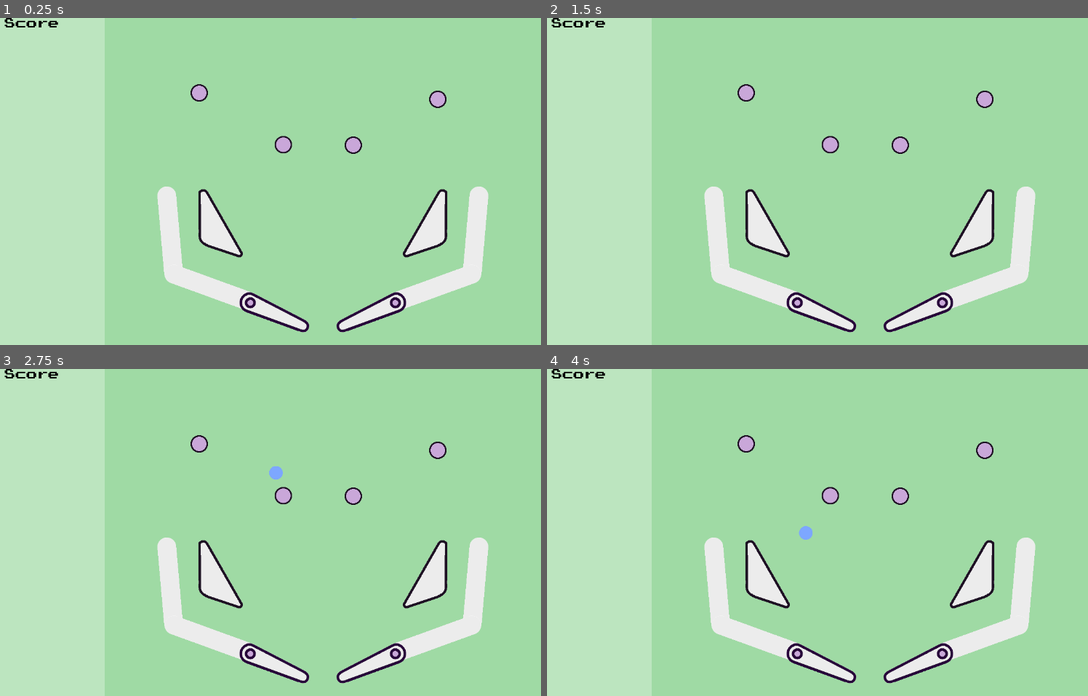
Above: before the commit, frames 1-4 (two rows, left to right).
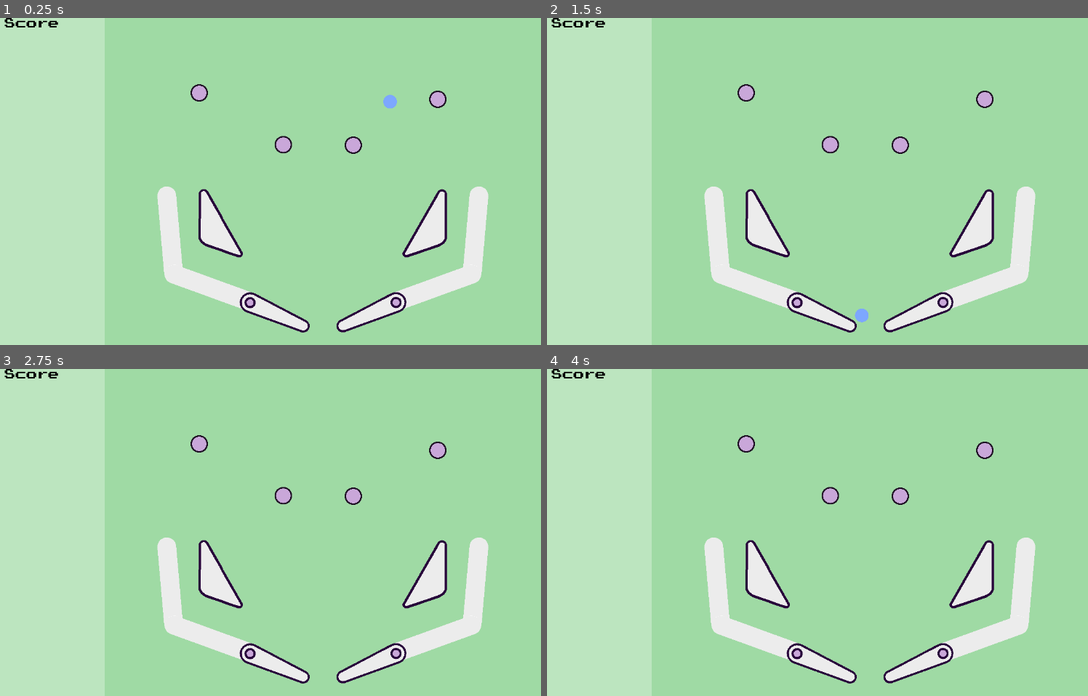
Above: after the commit, the same moments.

Repository: brianyyang/pinballer
Game: Godot game, scene res://scenes/pinball_section.tscn
The game is run twice, just before and just after one commit, with the same random seed, the same clock (stepped at 60 frames per second) and the same inputs.
Inputs:
- Up to frame 1 (0.25 s): no input
- Up to frame 2 (1.5 s): no input
- Up to frame 3 (2.75 s): no input
- Up to frame 4 (4 s): no input

The runs differ from the first frame. In frame 1, 0.6% of the frame differs, in the area x 35-83%, y 0-97%; in frame 2, 0.6%; in frame 3, 0.6%; in frame 4, 0.6%.

Commit message:
Make flipper and slingshot in aesprite

Diff:
--- a/project.godot
+++ b/project.godot
@@ -19,9 +19,8 @@
 
 window/size/viewport_width=1280
 window/size/viewport_height=720
-window/size/window_width_override=1920
-window/size/window_height_override=1080
 window/stretch/mode="viewport"
+window/canvas_textures/default_texture_filter=1
 
 [input]
 
@@ -42,3 +41,7 @@
 "events": [Object(InputEventKey,"resource_local_to_scene":false,"resource_name":"","device":-1,"window_id":0,"alt_press …(191 unchanged characters)…
 ]
 }
+
+[rendering]
+
+textures/canvas_textures/default_texture_filter=0
--- a/scenes/board_pieces/slingshot.tscn
+++ b/scenes/board_pieces/slingshot.tscn
@@ -11,4 +11,4 @@
 
 [node name="CollisionPolygon2D" type="CollisionPolygon2D" parent="."]
 visible = false
-polygon = PackedVector2Array(-98, 129, 56, -140, 63, -147, 70, -150, 82, -150, 89, -147, 94, -143, 98, -138, 98, 59, 95, 72, 90, 82, 82, 90, 73, 96, 58, 104, -78, 149, -88, 149, -93, 146, -98, 138)
+polygon = PackedVector2Array(-98, 129, 56, -140, 63, -147, 70, -150, 78, -150, 83, -148, 87, -146, 91, -143, 95, -138, 97, -132, 97, 67, 93, 76, 88, 84, 82, 90, 71, 98, 58, 104, -67, 147, -75, 149, -82, 150, -88, 149, -93, 146, -98, 138)
--- a/scenes/flippers/flipper_left.tscn
+++ b/scenes/flippers/flipper_left.tscn
@@ -12,12 +12,12 @@
 trigger = "flipper_left"
 
 [node name="Sprite2D" type="Sprite2D" parent="."]
-position = Vector2(58.5, 0)
+position = Vector2(59.5, 0)
 scale = Vector2(0.5, 0.5)
 texture = ExtResource("2_j537t")
 flip_h = true
 
 [node name="CollisionPolygon2D" type="CollisionPolygon2D" parent="."]
 visible = false
-position = Vector2(-14, 0)
-polygon = PackedVector2Array(-11, 0, -7, -12, 0, -19, 6, -22, 11.6964, -22.5035, 142, -5, 148, -3, 152, 1, 154, 6, 154, 11, 152, 17, 147, 21, 141, 22, 12, 22, 2, 20, -5, 15, -8, 9)
+position = Vector2(-13, 0)
+polygon = PackedVector2Array(-10, 0, -9, -6, -7, -11, -5, -14, 0, -19, 6, -22, 11, -23, 17, -23, 142, -6, 146, -5, 150, -2, 152, 1, 154, 4, 155, 8, 154, 12, 151, 18, 147, 21, 143, 22, 10, 22, 3, 20, -4, 15, -8, 9)
--- a/scenes/flippers/flipper_right.tscn
+++ b/scenes/flippers/flipper_right.tscn
@@ -20,4 +20,4 @@
 visible = false
 position = Vector2(14, 0)
 scale = Vector2(-1, 1)
-polygon = PackedVector2Array(-11, 0, -7, -12, 0, -19, 6, -22, 11.5288, -22.526, 142, -5, 148, -3, 152, 1, 154, 6, 154, 11, 152, 17, 147, 21, 141, 22, 12, 22, 2, 20, -5, 15, -8, 9)
+polygon = PackedVector2Array(-10, 0, -9, -6, -7, -11, -5, -14, 0, -19, 6, -22, 11, -23, 17, -23, 142, -6, 146, -5, 150, -2, 152, 1, 154, 4, 155, 8, 154, 12, 151, 18, 147, 21, 143, 22, 10, 22, 3, 20, -4, 15, -8, 9)
--- a/scenes/pinball_section.tscn
+++ b/scenes/pinball_section.tscn
@@ -23,7 +23,7 @@
 metadata/_edit_lock_ = true
 
 [node name="Ball" parent="." instance=ExtResource("1_tgthy")]
-position = Vector2(869, -42)
+position = Vector2(948, 156)
 radius = 15
 color = Color(0.489834, 0.654025, 1, 1)
 
@@ -52,13 +52,11 @@
 [node name="Left Flipper" parent="Main Board" instance=ExtResource("3_cl3w4")]
 position = Vector2(640, 627)
 rotation = 0.349066
-scale = Vector2(1, 1)
 rest_angle = 20.0
 
 [node name="Right Flipper" parent="Main Board" instance=ExtResource("4_ngjkx")]
 position = Vector2(960, 627)
 rotation = -0.349066
-scale = Vector2(1, 1)
 rest_angle = -20.0
 
 [node name="Right Slingshot" parent="Main Board" instance=ExtResource("7_f5omn")]
Binary file changed: assets/flipper.png
Binary file changed: assets/slingshot.png
